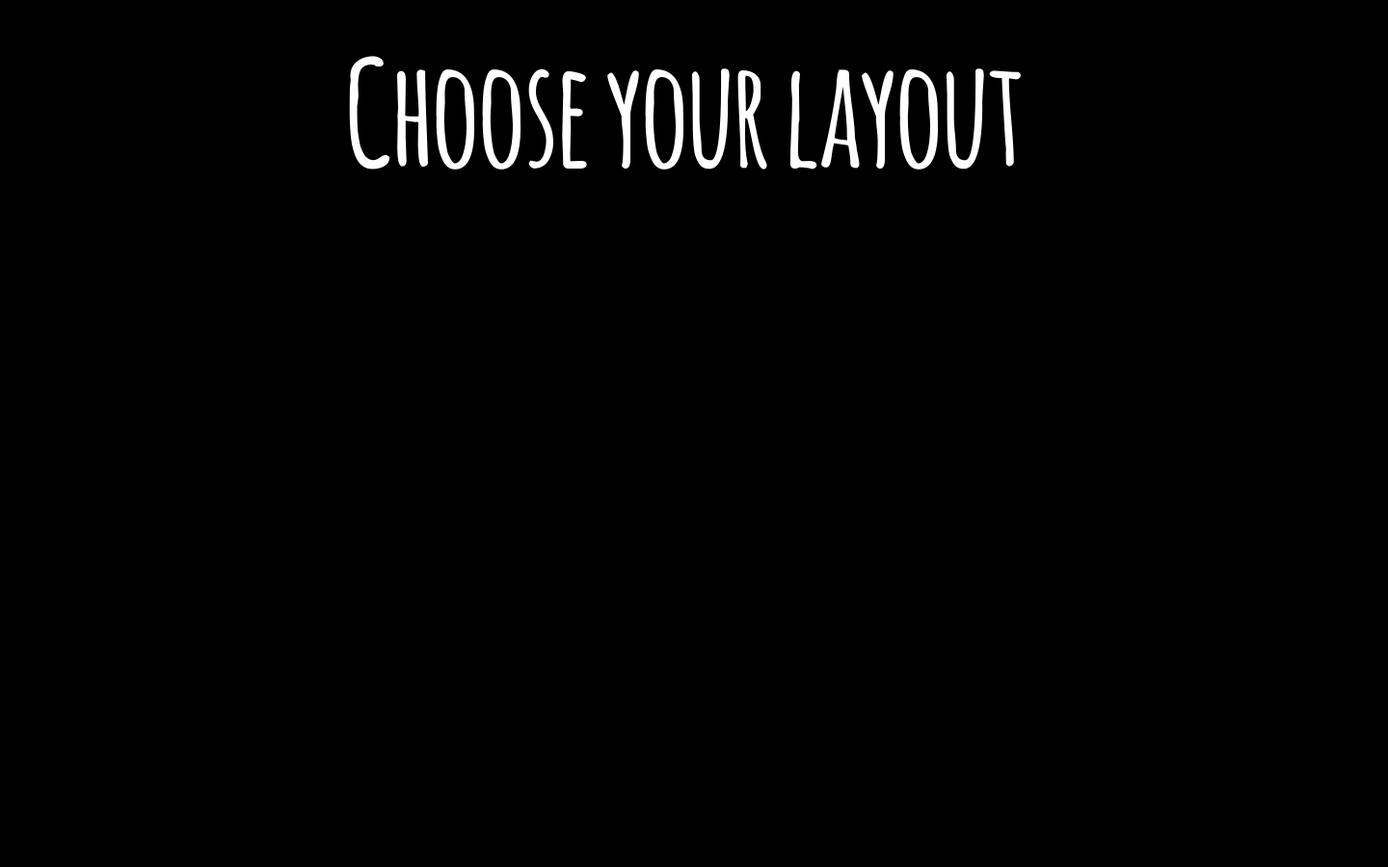
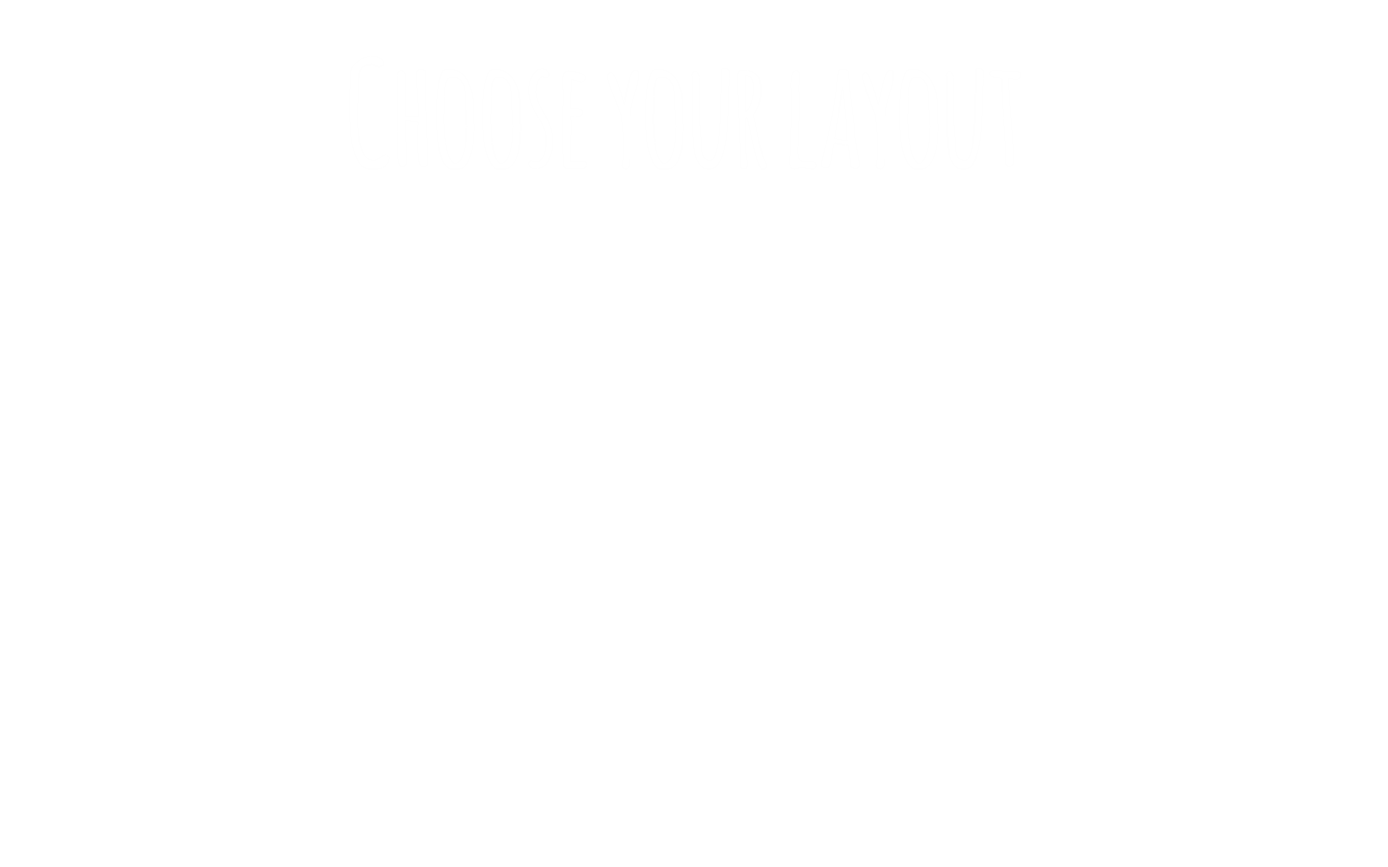
Before/after of a 1388×867 layered artwork. What changed in the layer stack:
hid "Arrière-plan" over bbox(0, 0, 1388, 867)
